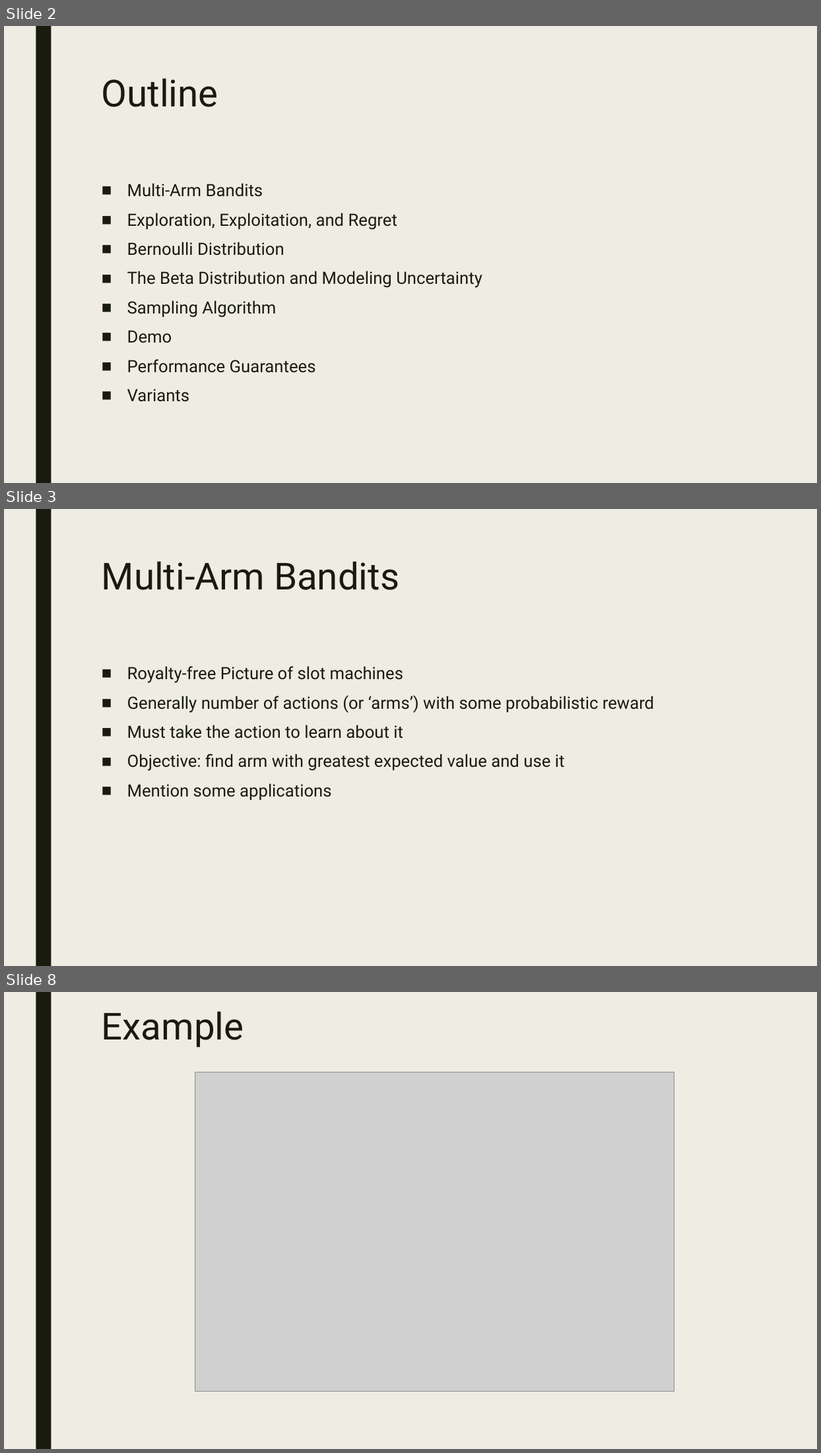
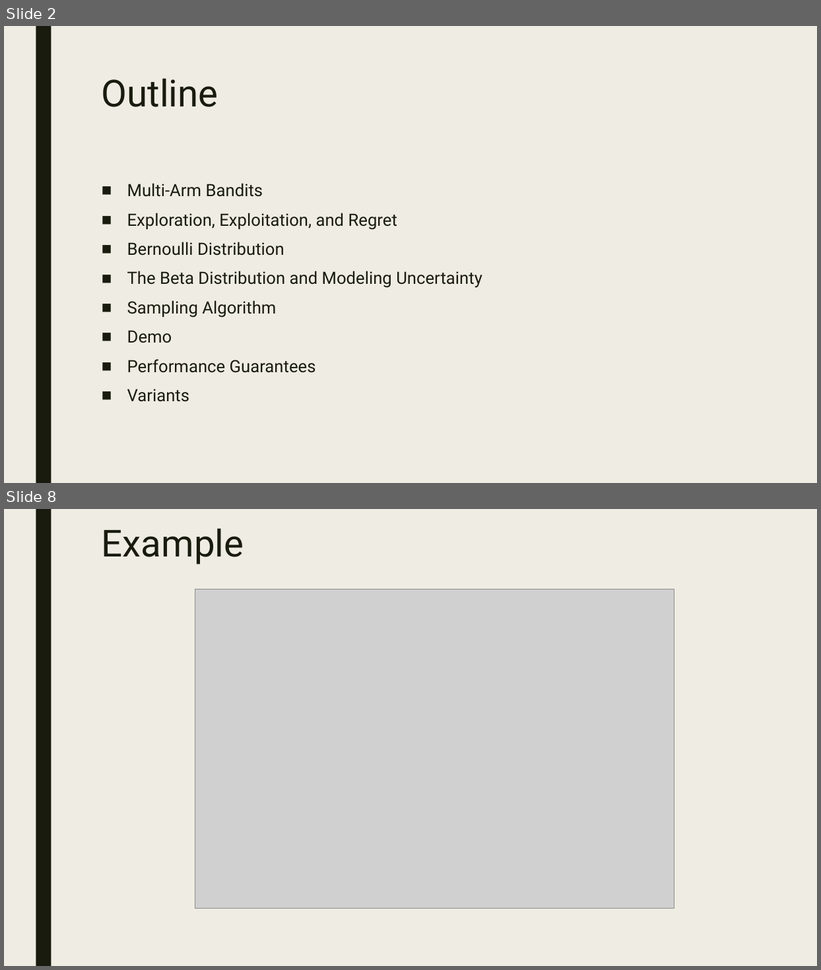
Before and after one commit to CourseReps/ECEN689-Fall2018, a slide deck: Students/siddharthajit/Tutorial Presentation/Thompson Sampling.pptx. Shown one above the other, each under a label of ours: slides 2, 3 and 8 before the commit, slides 2 and 8 after it; the slides between them are not shown. The pictures are 821x1453 and 821x970 pixels, drawn with LibreOffice and Linux fonts; fonts in the diff are those of the drawing; grey boxes stand for pictures. Boxes give left, top, right and bottom in pixels: in the first picture for what was removed or moved away, otherwise in the second. Text is boxed around its words. In the diff, an @@ line names an element or a change of style, - is before the commit and + after.

```diff
--- a/Students/siddharthajit/Tutorial Presentation/Thompson Sampling.pptx
+++ b/Students/siddharthajit/Tutorial Presentation/Thompson Sampling.pptx
@@ slide 3 removed at bbox=[4, 509, 817, 966], background #EFEDE3; not listed: 1 template element that a slide beside it also shows @@
@@ title removed at bbox=[102, 561, 399, 590] @@
-Multi-Arm Bandits
@@ text removed at bbox=[127, 666, 654, 801] @@
-■ Royalty-free Picture of slot machines
-■ Generally number of actions (or ‘arms’) with some probabilistic reward
-■ Must take the action to learn about it
-■ Objective: find arm with greatest expected value and use it
-■ Mention some applications
```
Also in this commit, not shown: 9 slides changed, 6 slides added, 5 other slides removed.
